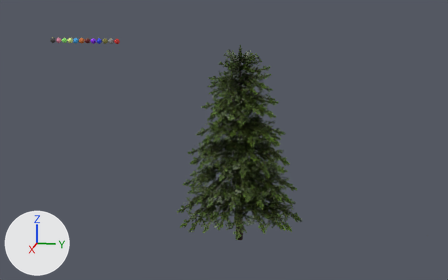
An edit to the FBX model models/christmasTreeMonument/christmasTreeMonument.fbx, drawn before and after from the same camera.
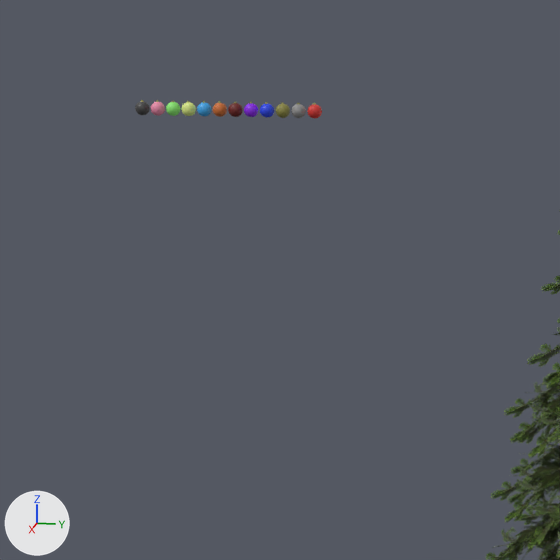
Each version is shown whole from a 50 mm camera at (94.8, -13.6, 38.4) aimed at (-0.2, -32.6, 14.6), then close up on the part from 0% to 46% of the width and 0% to 74% of the height. Every picture has the same lights, and +X, +Y and +Z are marked at lower left. Where no turn or scale is listed for an object, it has been applied to the vertices.

Objects in the first close-up: 'ChristmasTree'.
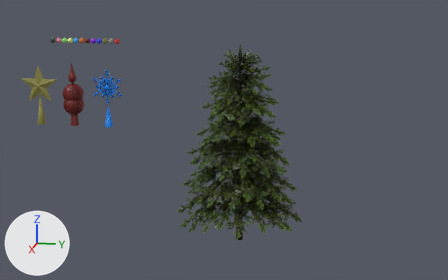
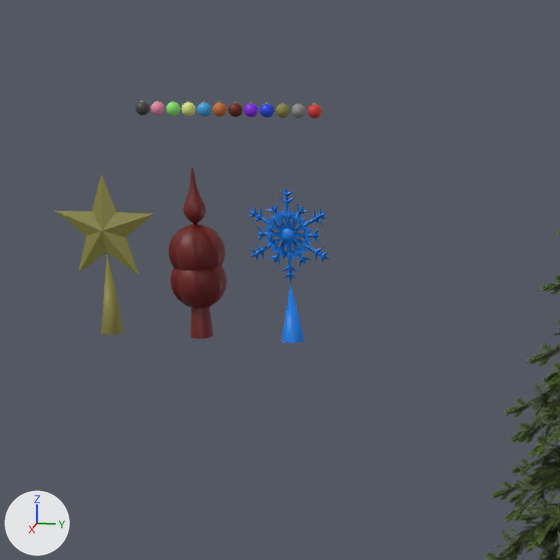
Commit message: christmas tree toppers

Patch to the scene script:
```diff
--- a/models/christmasTreeMonument/christmasTreeMonument.fbx.py
+++ b/models/christmasTreeMonument/christmasTreeMonument.fbx.py
@@ ob_cone_001 @@
+ob_cone_001 = bpy.data.objects.new('Cone.001', me_cone_001)  # a 32-sided cone pointing to +z spanning x -0.7..0.7, y -0.7..0.7, z 0.0..5.2; in mat_material_gold (yellow #89853f)
+ob_cone_001.location = (0.0, -64.0, 16.0)
@@ ob_snowflakepart_004 @@
+ob_snowflakepart_004 = bpy.data.objects.new('SnowflakePart.004', me_beziercurve_004)  # 554 vertices, 650 faces; spans x 0.0..0.3, y -2.57..2.57, z -2.95..2.97; in mat_material_snowflake (blue #007ee7)
+ob_snowflakepart_004.location = (-0.15, -52.0, 22.55)
@@ ob_topperspikesphereorig @@
+ob_topperspikesphereorig = bpy.data.objects.new('TopperSpikeSphereOrig', me_sphere_004)  # 722 vertices, 736 faces; spans x -1.7..1.7, y -1.7..1.7, z -1.7..1.7; in mat_material_burgundy (dark red #6c1a17)
+ob_topperspikesphereorig.location = (0.0, -58.0, 21.3)
@@ ob_snowflakepart_001 @@
+ob_snowflakepart_001 = bpy.data.objects.new('SnowflakePart.001', me_beziercurve_001)  # 720 vertices, 836 faces; spans x 0.0..0.3, y -2.57..2.57, z -2.95..2.97; in mat_material_snowflake (blue #007ee7)
+ob_snowflakepart_001.location = (-0.15, -52.0, 22.55)
@@ ob_spheredecimate0_7 @@
+ob_spheredecimate0_7 = bpy.data.objects.new('SphereDecimate0.7', me_sphere_005)  # 506 vertices, 615 faces; spans x -1.7..1.7, y -1.7..1.7, z -1.7..1.7; in mat_material_burgundy (dark red #6c1a17)
+ob_spheredecimate0_7.location = (0.0, -58.0, 19.5)
@@ ob_snowflakepart_003 @@
+ob_snowflakepart_003 = bpy.data.objects.new('SnowflakePart.003', me_beziercurve_003)  # 577 vertices, 696 faces; spans x 0.0..0.3, y -2.57..2.57, z -2.95..2.97; in mat_material_snowflake (blue #007ee7)
+ob_snowflakepart_003.location = (-0.15, -52.0, 22.55)
@@ ob_cube_012 @@
+ob_cube_012 = bpy.data.objects.new('Cube.012', me_cube_012)  # 98 vertices, 96 faces; spans x -0.343..0.343, y -0.471..0.471, z -0.471..0.471; in mat_material_snowflake (blue #007ee7)
+ob_cube_012.location = (0.0, -52.0, 22.55)
@@ ob_snowflakepart_002 @@
+ob_snowflakepart_002 = bpy.data.objects.new('SnowflakePart.002', me_beziercurve_002)  # 651 vertices, 748 faces; spans x 0.0..0.3, y -2.57..2.57, z -2.95..2.97; in mat_material_snowflake (blue #007ee7)
+ob_snowflakepart_002.location = (-0.15, -52.0, 22.55)
@@ ob_cone_002 @@
+ob_cone_002 = bpy.data.objects.new('Cone.002', me_cone_003)  # 33 vertices, 32 faces; spans x -0.7..0.7, y -0.7..0.7, z 0.0..9.0; in mat_material_burgundy (dark red #6c1a17)
+ob_cone_002.location = (0.0, -58.0, 16.0)
@@ ob_cube_016 @@
+ob_cube_016 = bpy.data.objects.new('Cube.016', me_cube_017)  # 194 vertices, 192 faces; spans x -0.66..0.66, y -0.66..0.66, z -1.71..1.71; in mat_material_burgundy (dark red #6c1a17)
+ob_cube_016.location = (0.0, -58.0, 24.8)
@@ ob_circle @@
+ob_circle = bpy.data.objects.new('Circle', me_circle_001)  # 12 vertices, 20 faces; spans x -0.45..0.45, y -3.33..3.33, z -2.83..3.5; in mat_material_gold (yellow #89853f)
+ob_circle.location = (0.0, -64.0, 22.5)
@@ ob_cone @@
+ob_cone = bpy.data.objects.new('Cone', me_cone)  # 33 vertices, 32 faces; spans x -0.7..0.7, y -0.7..0.7, z 0.0..3.6; in mat_material_snowflake (blue #007ee7)
+ob_cone.location = (0.0, -52.0, 16.0)
@@ ob_snowflakepart @@
+ob_snowflakepart = bpy.data.objects.new('SnowflakePart', me_beziercurve_004.copy())
+ob_snowflakepart.location = (-0.15, -52.0, 22.55)
```

Boxes [x1, y1, x2, y2] around the edits, measured in the close-ups (560 x 560 px):
'Circle', added (yellow)
    after: [56, 173, 154, 275]
'TopperSpikeSphereOrig', added
    after: [169, 224, 225, 271]
'SphereDecimate0.7', added
    after: [170, 266, 227, 308]
'SnowflakePart.001', added (blue)
    after: [249, 187, 328, 277]
'Cone.001', added (yellow)
    after: [101, 253, 124, 335]
'Cone', added (blue)
    after: [282, 283, 305, 343]
'Cube.016', added
    after: [183, 168, 206, 223]
'Cone.002', added
    after: [190, 222, 213, 339]
'SnowflakePart.002', added (blue)
    after: [251, 191, 324, 282]
'SnowflakePart', added
    after: [248, 189, 328, 283]
'SnowflakePart.004', added
    after: [254, 210, 329, 278]
'Cube.012', added
    after: [281, 228, 294, 242]
